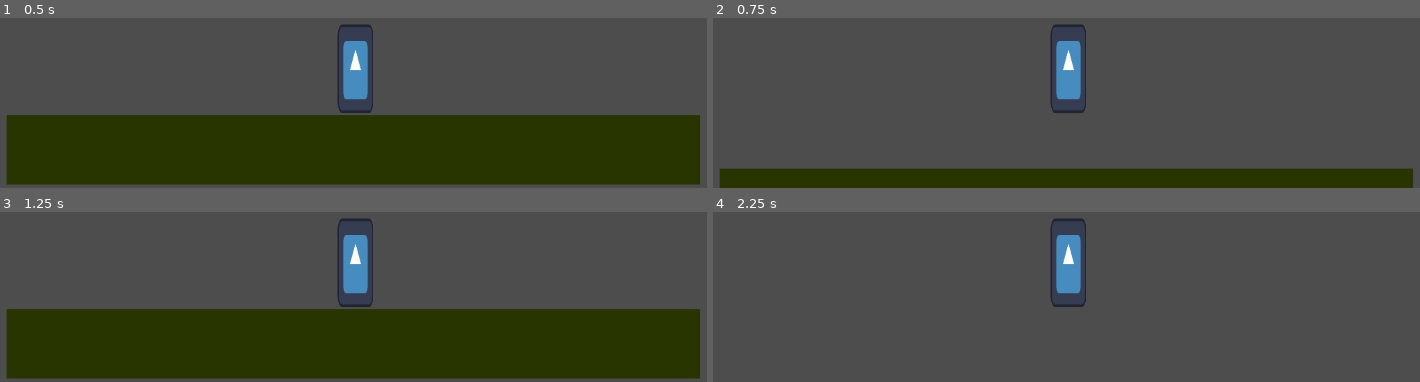
Above: before the commit, frames 1-4 (two rows, left to right).
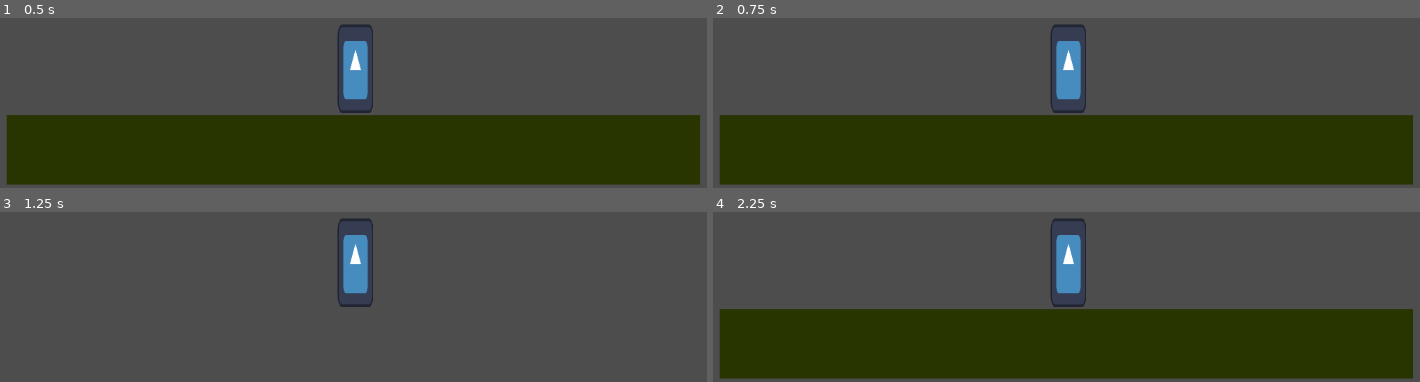
Above: after the commit, the same moments.

Repository: Maroet01/BoomerangGame
Game: Godot game, scene res://scenes/world.tscn
Same seed, same stepped clock (60 frames per second), same inputs: the game is played once before the commit and once after it. The engine's default icon, where the game draws it, is replaced by a stand-in: a white triangle on a blue panel in a dark square.
Inputs:
- Up to frame 1 (0.5 s): no input
- Up to frame 2 (0.75 s): tap Enter at 0.5 s; hold E (shot_right) from 0.53 s (still down); tap F (recall_boomerang) at 0.6 s
- Up to frame 3 (1.25 s): keep holding E (shot_right); tap Up (jump) at 0.77 s
- Up to frame 4 (2.25 s): tap Space at 1.25 s; tap F (recall_boomerang) at 1.35, 2.1 s; tap Up (jump) at 1.52 s; release E (shot_right) at 2.03 s; hold Q (shot_left) from 2.03 s (still down)

Frame 1 is identical in both runs. In frame 2, 33% of the frame differs, in the area x 0-100%, y 57-100%; in frame 3, 40%, in the area x 0-100%, y 57-99%; in frame 4, 40%.

Commit message:
let the boomerang spawn away from the player so the player is not moved by the boomerang

Diff:
--- a/scripts/player.gd
+++ b/scripts/player.gd
@@ -2,6 +2,8 @@
 
 @export var SPEED = 300.0
 @export var JUMP_VELOCITY = -400.0
+@export var SPAWN_BOOMERANG_FROM_PLAYER = 100.0
+
 
 var boomerang_instance = null
 
@@ -48,7 +50,7 @@
 		return
 
 	boomerang_instance = BOOMERANG.instantiate()
-	boomerang_instance.position = position
+	boomerang_instance.position = position + Vector2(SPAWN_BOOMERANG_FROM_PLAYER * direction, 0)
 	boomerang_instance.set("direction", Vector2(direction, 0))
 	get_parent().add_child(boomerang_instance) # this is so the boomerang does not move with the player
 
